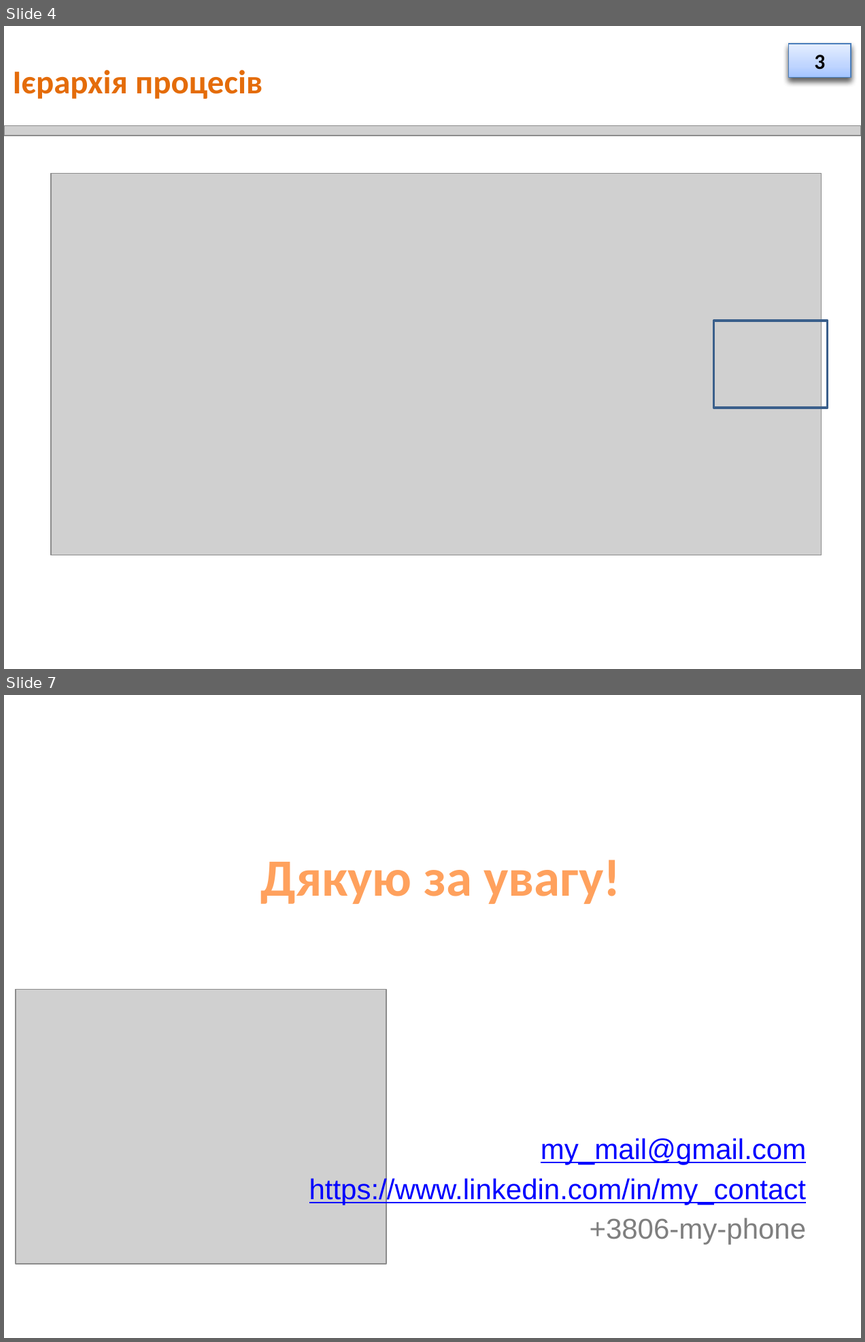
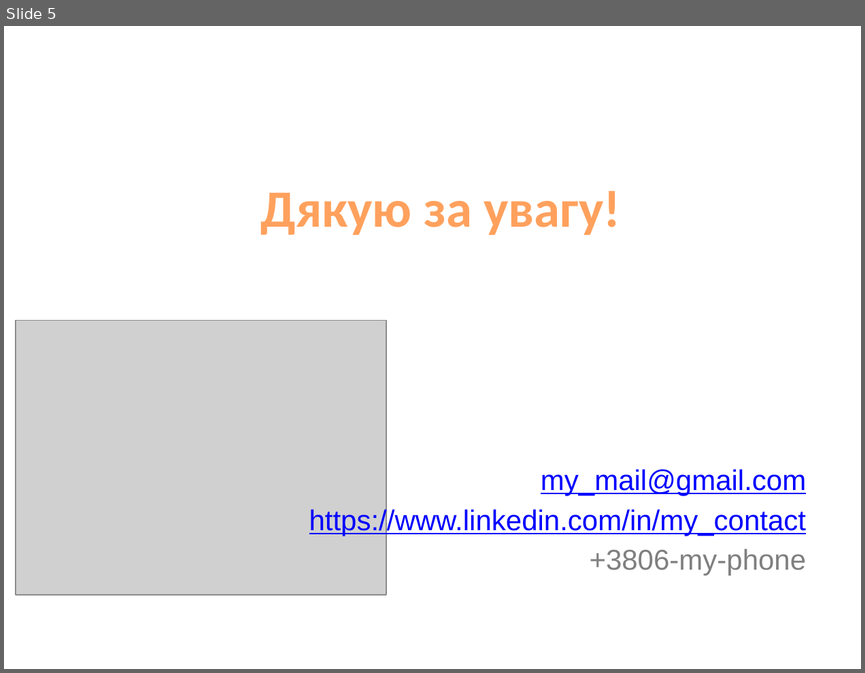
Before and after one commit to SergyMirko/Automation_enterprise_analysis, a slide deck: Презентація.pptx. Shown one above the other, each under a label of ours: slides 4 and 7 before the commit, slide 5 after it; the slides between them are not shown. The pictures are 865x1342 and 865x673 pixels, drawn with LibreOffice and Linux fonts; fonts in the diff are those of the drawing; grey boxes stand for pictures. Boxes give left, top, right and bottom in pixels: in the first picture for what was removed or moved away, otherwise in the second. Text is boxed around its words. In the diff, an @@ line names an element or a change of style, - is before the commit and + after.

```diff
--- a/Презентація.pptx
+++ b/Презентація.pptx
@@ slide 4 removed at [4, 26, 861, 669], background #FFFFFF @@
@@ rectangle removed at [789, 44, 851, 78] @@
-19
@@ rectangle removed at [789, 44, 851, 78] @@
-3
@@ title removed at [13, 70, 262, 99] @@
-Ієрархія процесів
@@ picture removed at [4, 125, 861, 135] @@
@@ picture removed at [51, 174, 821, 554] @@
@@ rectangle removed at [713, 320, 827, 408] @@
@@ what was slide 7 is now slide 5 @@
```
Also in this commit, not shown: 3 slides changed, 1 slide added, 2 other slides removed, 1 other file.
